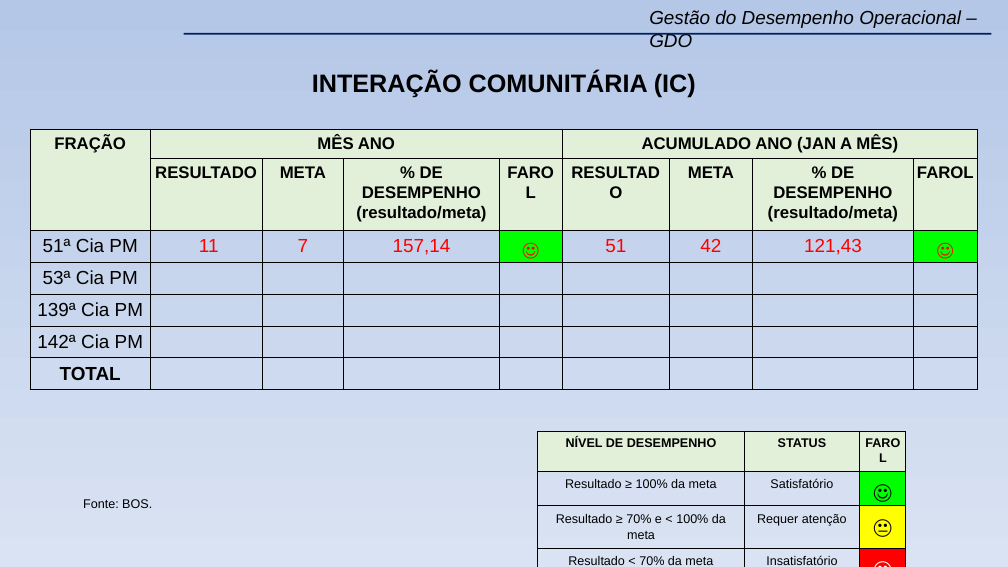
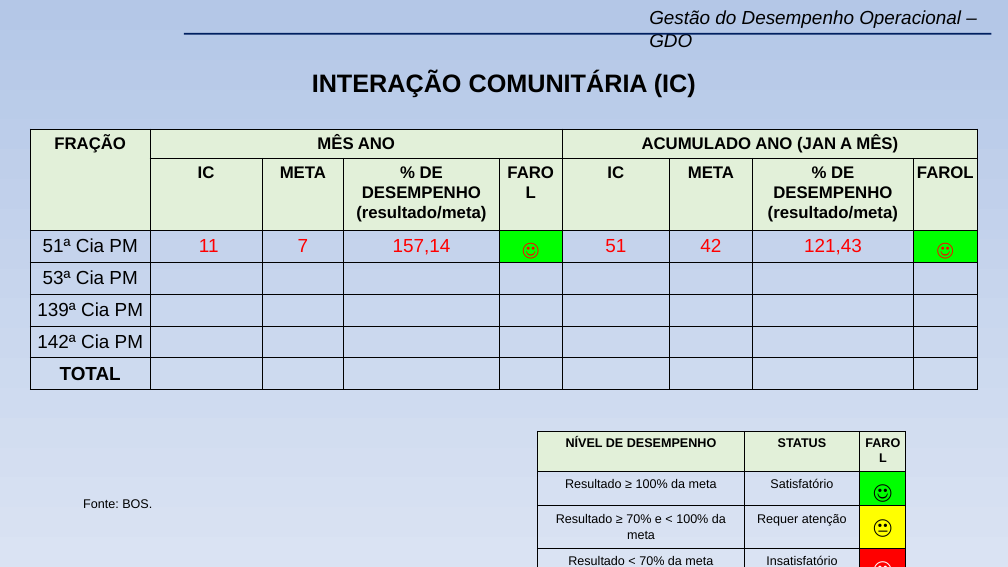
Before and after one commit to WENDEL4891/apresentacao_gdo, a slide deck: slide 13 of files/modelo_apresentacao/Modelo (Novo) GDO 23º BPM.pptx (slide 20 before the commit). Drawn at 1008x567 pixels with LibreOffice and Linux fonts; fonts in the diff are those of the drawing; background and template pictures are left out. Boxes give left, top, right and bottom in pixels: in the first picture for what was removed or moved away, otherwise in the second. Text is boxed around its words. In the diff, an @@ line names an element or a change of style, - is before the commit and + after.

```diff
--- a/files/modelo_apresentacao/Modelo (Novo) GDO 23º BPM.pptx
+++ b/files/modelo_apresentacao/Modelo (Novo) GDO 23º BPM.pptx
@@ table at <box>30,129,979,390</box> @@
-row 2, column 2: RESULTADO
+row 2, column 2: IC
-row 2, column 6: RESULTADO
+row 2, column 6: IC
```
Also in this commit, not shown: 1 other slide changed, 10 slides removed, 3 other files.
